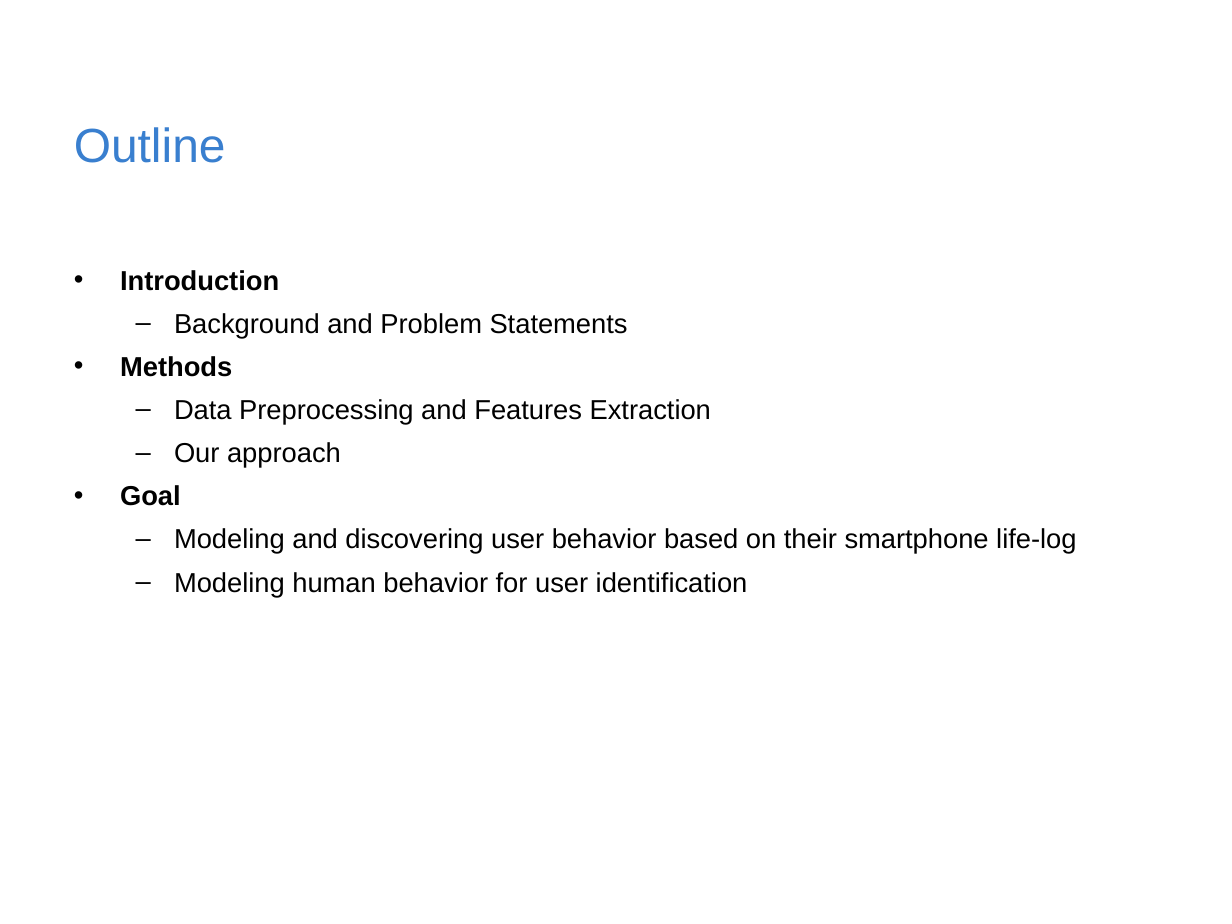
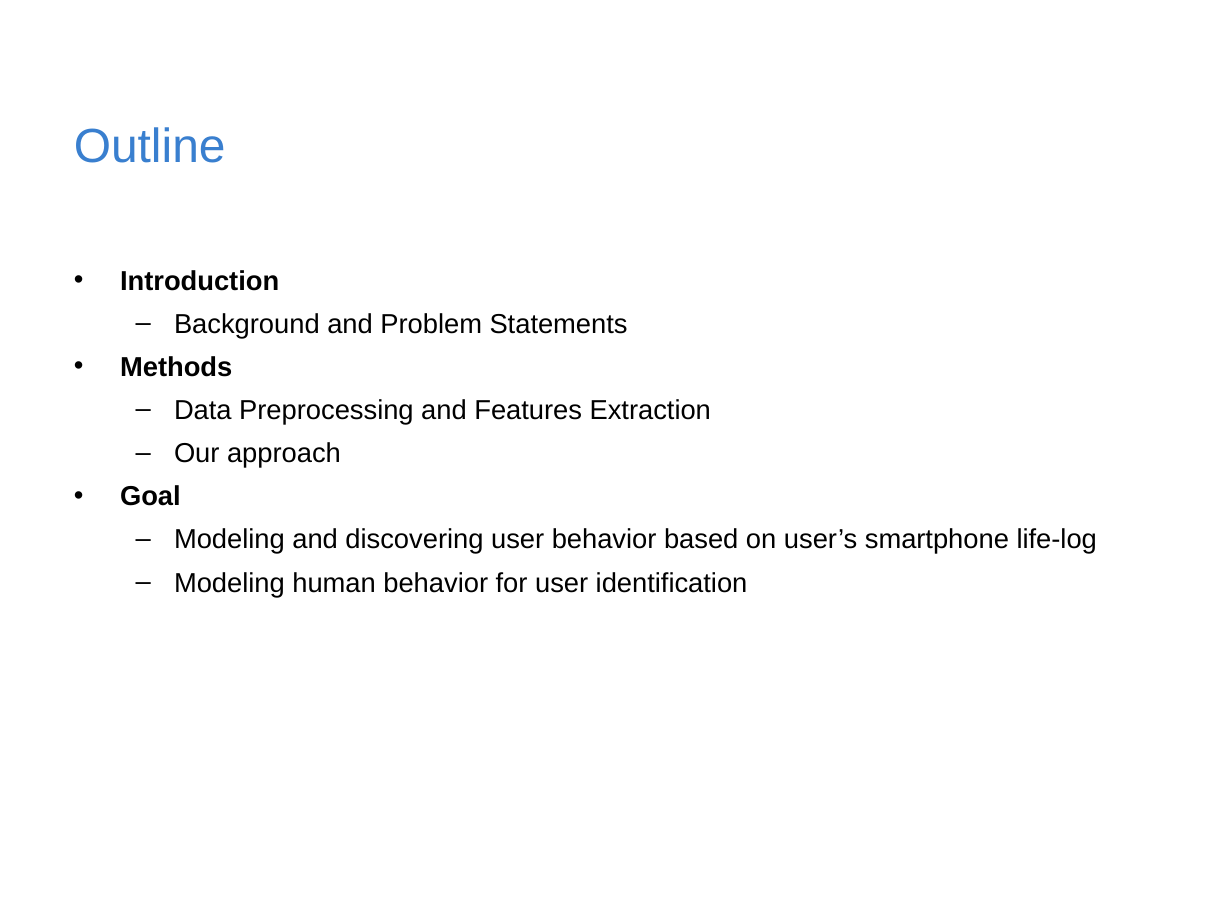
Before and after one commit to rischanlab/MyThesis, a slide deck: slide 2 of Thesis-presentation.pptx. Drawn at 1232x924 pixels with LibreOffice and Linux fonts; fonts in the diff are those of the drawing; background and template pictures are left out. Boxes give left, top, right and bottom in pixels: in the first picture for what was removed or moved away, otherwise in the second. Text is boxed around its words. In the diff, an @@ line names an element or a change of style, - is before the commit and + after.

```diff
--- a/Thesis-presentation.pptx
+++ b/Thesis-presentation.pptx
@@ text at (174, 528, 1097, 554): text changed @@
-  – Modeling and discovering user behavior based on their smartphone life-log
+  – Modeling and discovering user behavior based on user’s smartphone life-log
```
Also in this commit, not shown: 5 other slides changed, 1 slide removed, 1 other file.
